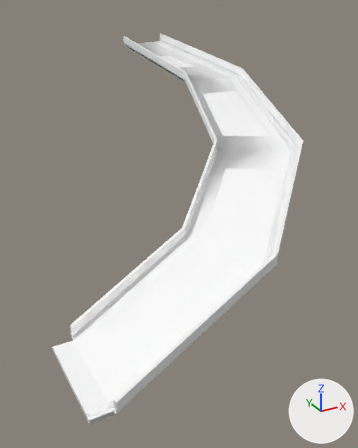
The glTF model ABM_UnityProject/External/ABM_01_Museum/unity_assets/entity5878n.gltf: old version first, new version second.
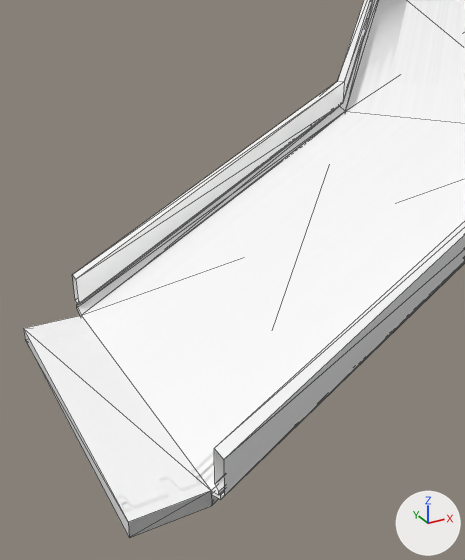
Each version is shown whole from a 50 mm lens placed at (-6.4, -18.6, 19.2), pointed at (12.5, 15.8, 2.0), then close up from a 50 mm lens placed at (-3.4, -6.8, 7.1), pointed at (2.0, 2.9, 2.2). Arrows for +X, +Y and +Z are at lower right; the lights stay in place. The close-ups show mesh edges as thin lines. Where no turn or scale is listed for an object, it has been applied to the vertices. Vertices at the same position are counted once.

The first close-up shows 'node_Museum_Hex_Base10'.
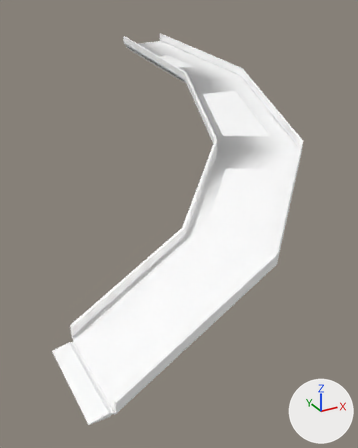
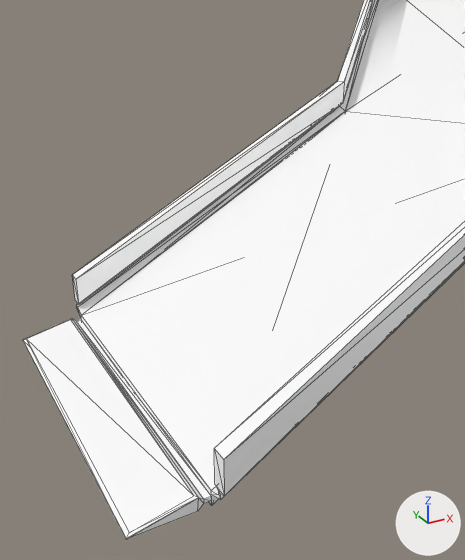
The newer file is also turned or shifted as a whole; pictures and numbers use the older file's frame.

Diff of the bpy script that builds the scene:
```diff
--- a/ABM_UnityProject/External/ABM_01_Museum/unity_assets/entity5878n.gltf.py
+++ b/ABM_UnityProject/External/ABM_01_Museum/unity_assets/entity5878n.gltf.py
@@ mat_default_material @@
+mat_default_material = principled_material('Default-Material')
+mat_default_material.base_color = (1.0, 1.0, 1.0)  # white #ffffff
@@ me_mesh_museum_hex_base10_12560museum_hex_base10 @@
 # used by ob_node_museum_hex_base10; location = (0.0, 0.0, 0.0)
-me_mesh_museum_hex_base10_12560museum_hex_base10.from_pydata(...)  # 119 vertices, 220 faces; spans x -1.3..25.8, y -0.4..38.5, z 0.0..16.2
+me_mesh_museum_hex_base10_12560museum_hex_base10.from_pydata(...)  # 135 vertices, 264 faces; spans x -1.4..25.8, y -0.4..38.5, z 0.0..16.2
+# me_mesh_museum_hex_base10_12560museum_hex_base10 part 1
+# 4 vertices are removed from x -1.3, y 0.0..6.7, z 0.0..0.3
+# 16 faces are deleted
+# 20 vertices are added at x -1.4..0.0, y 0.0..6.7, z 0.0..0.3
+# 60 new faces join them
+# me_mesh_museum_hex_base10_12560museum_hex_base10 part 2: 204 faces spanning x 0.0..25.8, y -0.4..38.5, z 0.0..16.2 switch from mat_walled to mat_default_material (white #ffffff)
```

Location of each change, [x1, y1, x2, y2] in pixels of the close-ups (465 x 560 px):
'node_Museum_Hex_Base10', reshaped: before [23, 0, 465, 538]; after [23, 0, 465, 539]
part 1 of me_mesh_museum_hex_base10_12560museum_hex_base10, built on: before [23, 307, 224, 538]; after [23, 275, 224, 539]
part 2 of me_mesh_museum_hex_base10_12560museum_hex_base10, recoloured: [74, 0, 465, 505] in both
